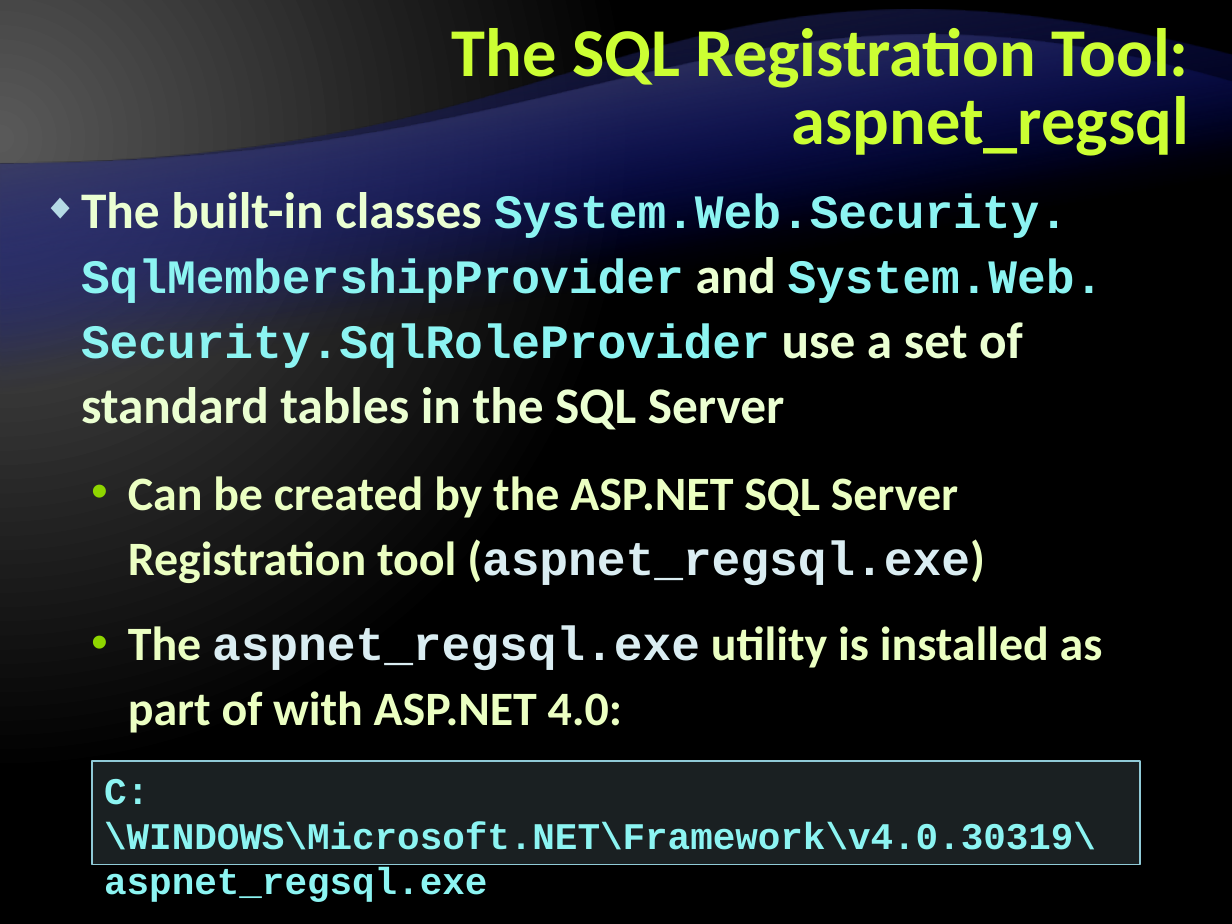
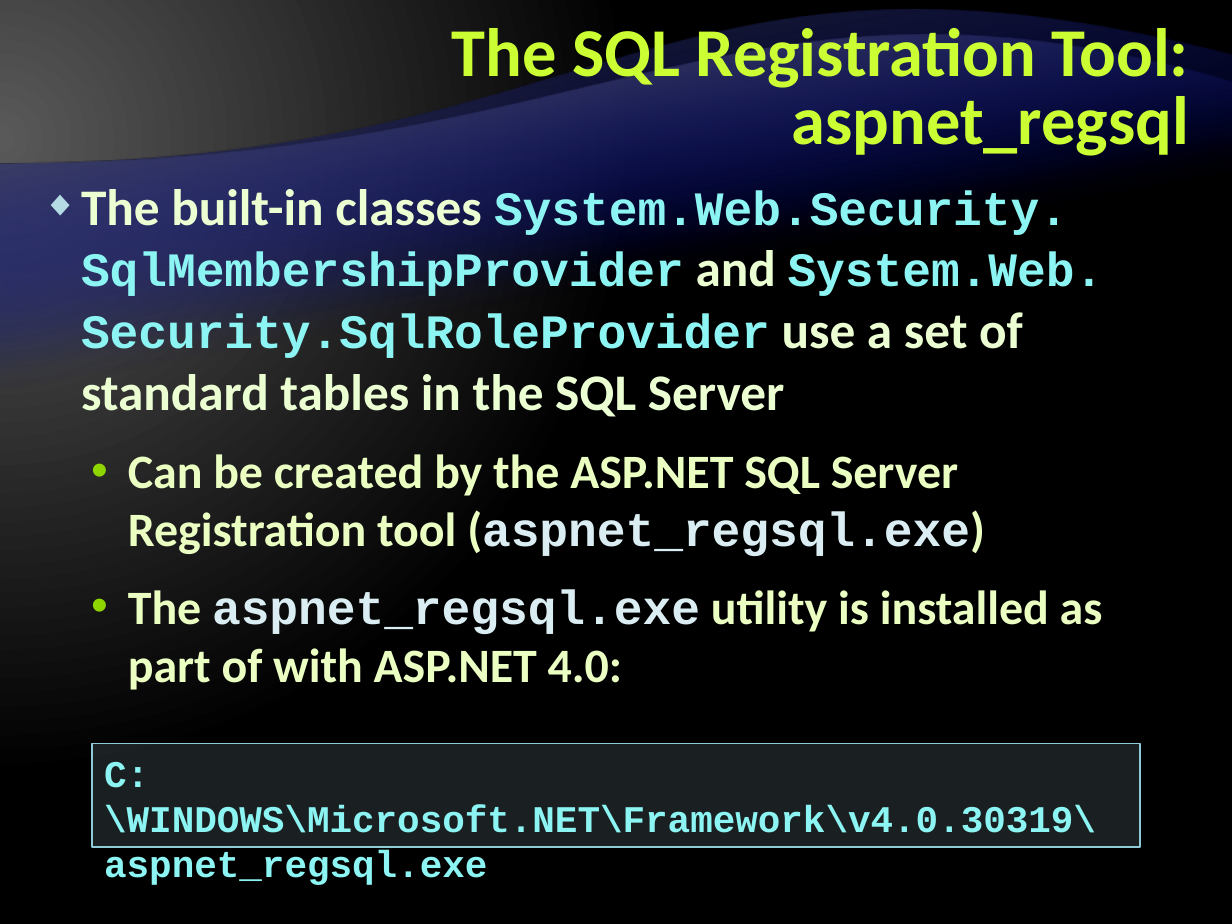
Before and after one commit to Graveheart/aspnetcourse, a slide deck: slide 24 of 2010/lectures/12. ASP.NET-Authentication-and-Authorization.pptx. Drawn at 1232x924 pixels with LibreOffice and Linux fonts; fonts in the diff are those of the drawing; background and template pictures are left out. Boxes give left, top, right and bottom in pixels: in the first picture for what was removed or moved away, otherwise in the second. Text is boxed around its words. In the diff, an @@ line names an element or a change of style, - is before the commit and + after.

```diff
--- a/2010/lectures/12. ASP.NET-Authentication-and-Authorization.pptx
+++ b/2010/lectures/12. ASP.NET-Authentication-and-Authorization.pptx
@@ text "The built-in classes System.Web.Security. SqlMembershipProvi ..." at [81, 189, 1104, 690]: line spacing 38pt to 1 @@
@@ rectangle "C:\WINDOWS\Microsoft.NET\Framework\v4.0.30319\ aspnet_regsql ...": place and size @@
-rectangle "C:\WINDOWS\Microsoft.NET\Framework\v4.0.30319\ aspnet_regsql ..." at [92, 761, 1140, 865]
+rectangle "C:\WINDOWS\Microsoft.NET\Framework\v4.0.30319\ aspnet_regsql ..." at [92, 743, 1140, 846]
```
Also in this commit, not shown: 16 other slides changed, 1 slide added.
